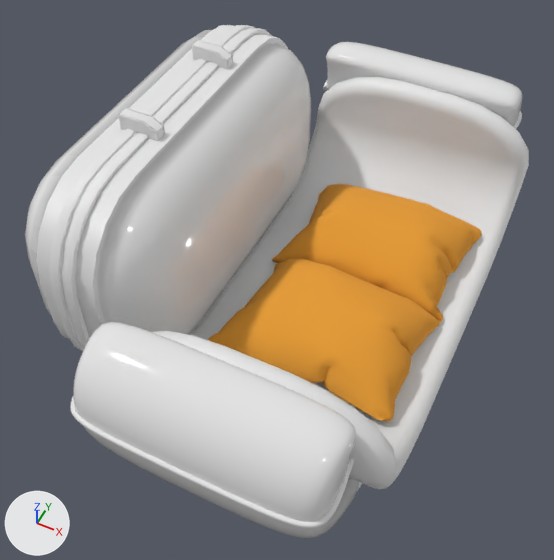
One commit to the FBX model Assets/Models/Sofa with spheres.fbx: the scene before it, then after it.
One viewpoint serves both versions: a 50 mm lens placed at (2.72, -2.63, 3.57), pointed at (1.5, -0.2, 0.53). Arrows for +X, +Y and +Z are at lower left; the lights stay in place. Where no turn or scale is listed for an object, it has been applied to the vertices. Vertices at the same position are counted once.

Names of what the first picture shows: 'Бока', 'Каемка боков', 'Какие-то фиговины', 'Подушка 1', 'Подушка 2', 'Рамка спинки', 'Сидение', 'Спинка'.
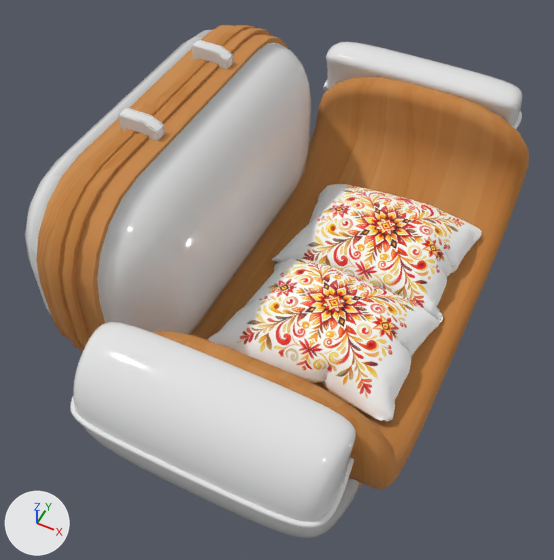
Pixel boxes (x1, y1, x2, y2) of what changed, in the pictures (554 x 560 px):
'Спинка', surface changed
    both: (33, 25, 311, 339)
'Сидение', surface changed (white to brown)
    both: (153, 77, 529, 489)
'Бока', surface changed
    both: (82, 60, 516, 493)
'Подушка 1', recoloured, surface changed
    both: (208, 258, 440, 422)
'Подушка 2', recoloured
    both: (272, 184, 482, 322)
'Рамка спинки', surface changed (white to orange)
    both: (49, 25, 272, 351)

What the commit changed:
Picture 'Оранжевый Цветочный.png' (img_оранжевый_цветочный_png) is new.
Picture 'Стилизованное ЛДСП.png' (img_стилизованное_лдсп_png) is new.
In material 'Material' (mat_material), base_color is no longer (0.8, 0.8, 0.8), white #e7e7e7.
In material 'Material' (mat_material), texture is now set to img_стилизованное_лдсп_png.
In material 'Material' (mat_material), roughness goes from 0.5 to 1.0.
Material 'Material.004' (mat_material_004) is new.
Its texture is img_оранжевый_цветочный_png.
Its roughness is 1.0.
me_grid has 3842 vertices, 3840 faces and spans x -0.52..0.491, y -0.291..0.45, z -0.653..-0.377.
me_grid is used by ob_подушка_1; location (1.864, -0.431, 1.038).
me_grid no longer uses material mat_material_003 (orange #e79d32).
me_grid part 1: texture (UV) coordinates of 3840 of 3840 faces, centred in x -0.518..0.49, y -0.29..0.45, z -0.652..-0.377, changed; they spanned u 0.0..1.0, v 0.0..0.97 and now span u 0.0..1.53, v -0.06..1.11.
me_grid now uses material mat_material_004 (picture img_оранжевый_цветочный_png).
me_grid_005 has 3842 vertices, 3840 faces and spans x -0.51..0.503, y -0.474..0.243, z -0.653..-0.363.
me_grid_005 no longer uses material mat_material_003 (orange #e79d32).
me_grid_005 now uses material mat_material_004 (picture img_оранжевый_цветочный_png).
